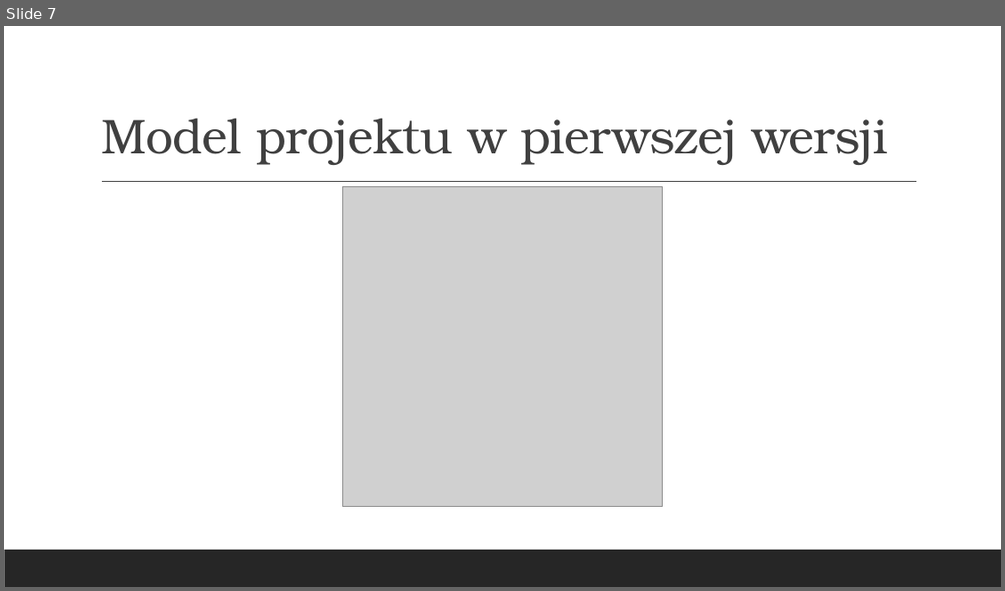
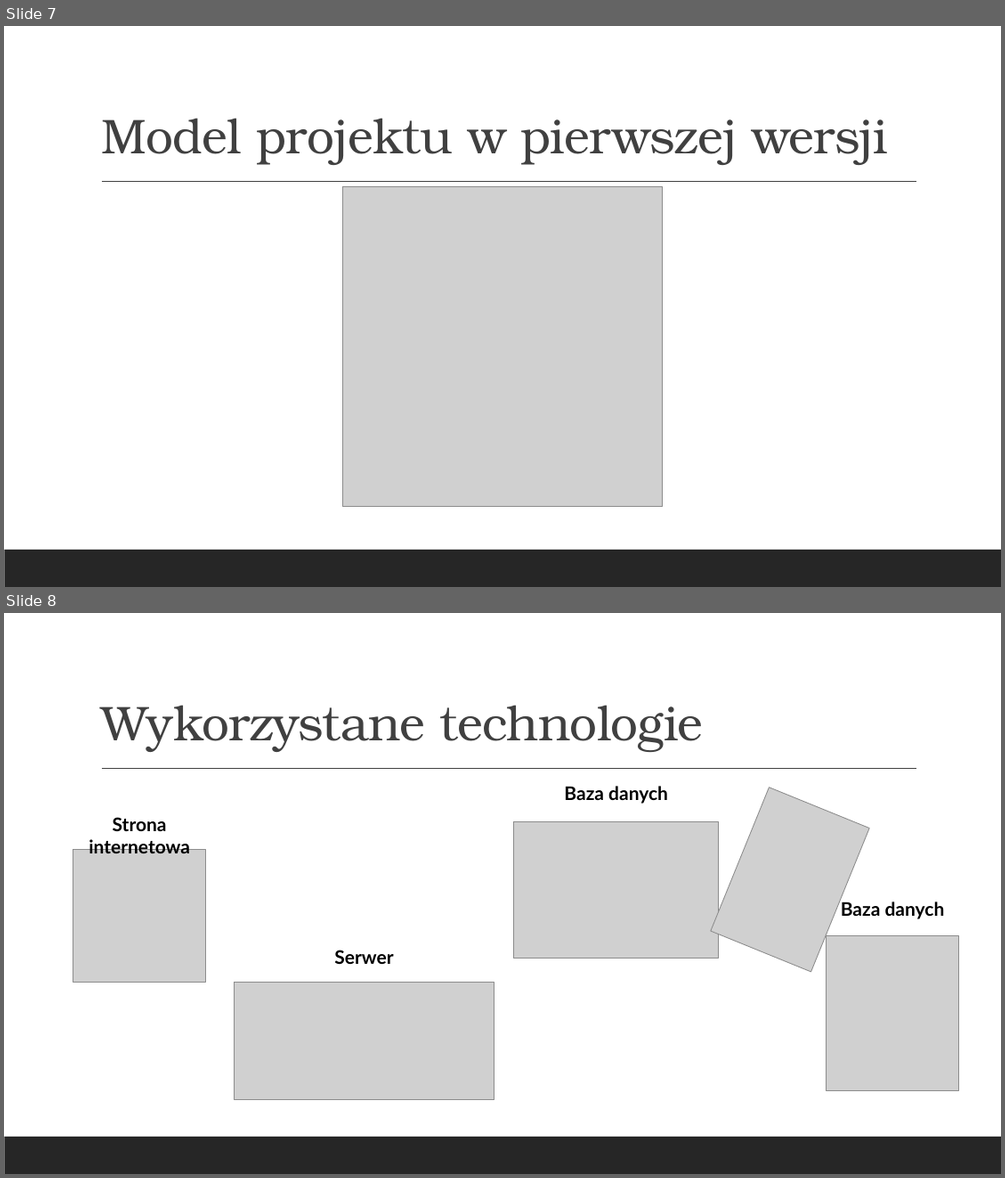
Before and after one commit to hubert-kniola/CodeRevv, a slide deck: pz/1/Z1P1.pptx. Shown one above the other, each under a label of ours: slide 7 before the commit, slides 7 and 8 after it. The pictures are 1005x591 and 1005x1178 pixels, drawn with LibreOffice and Linux fonts; fonts in the diff are those of the drawing; grey boxes stand for pictures. Boxes give left, top, right and bottom in pixels: in the first picture for what was removed or moved away, otherwise in the second. Text is boxed around its words. In the diff, an @@ line names an element or a change of style, - is before the commit and + after.

```diff
--- a/pz/1/Z1P1.pptx
+++ b/pz/1/Z1P1.pptx
@@ slide 8 added at (x1=4, y1=613, x2=1001, y2=1174), background #FFFFFF; not listed: 2 template elements that a slide beside it also shows @@
@@ title added at (x1=101, y1=705, x2=703, y2=752), 47 pt, text #404040 @@
+Wykorzystane technologie
@@ text added at (x1=564, y1=786, x2=668, y2=803), 18 pt, text #000000, bold @@
+Baza danych
@@ picture added at (x1=711, y1=787, x2=870, y2=972) @@
@@ text added at (x1=89, y1=817, x2=190, y2=853), 18 pt, text #000000, bold @@
+Strona internetowa
@@ picture added at (x1=514, y1=821, x2=719, y2=958) @@
@@ picture added at (x1=73, y1=850, x2=206, y2=981) @@
@@ text added at (x1=841, y1=901, x2=945, y2=919), 18 pt, text #000000, bold @@
+Baza danych
@@ text added at (x1=334, y1=949, x2=393, y2=964), 18 pt, text #000000, bold @@
+Serwer
@@ picture added at (x1=826, y1=936, x2=959, y2=1091) @@
@@ picture added at (x1=235, y1=981, x2=494, y2=1099) @@
```
Also in this commit, not shown: 3 slides changed, 4 other slides added, 8 other files.
